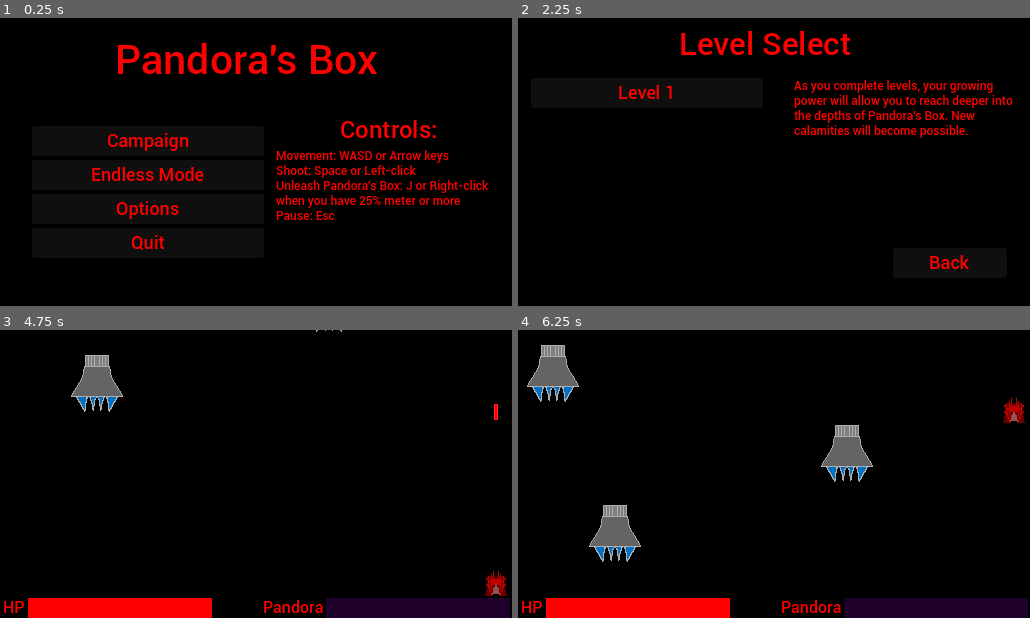
Above: before the commit, frames 1-4 (two rows, left to right).
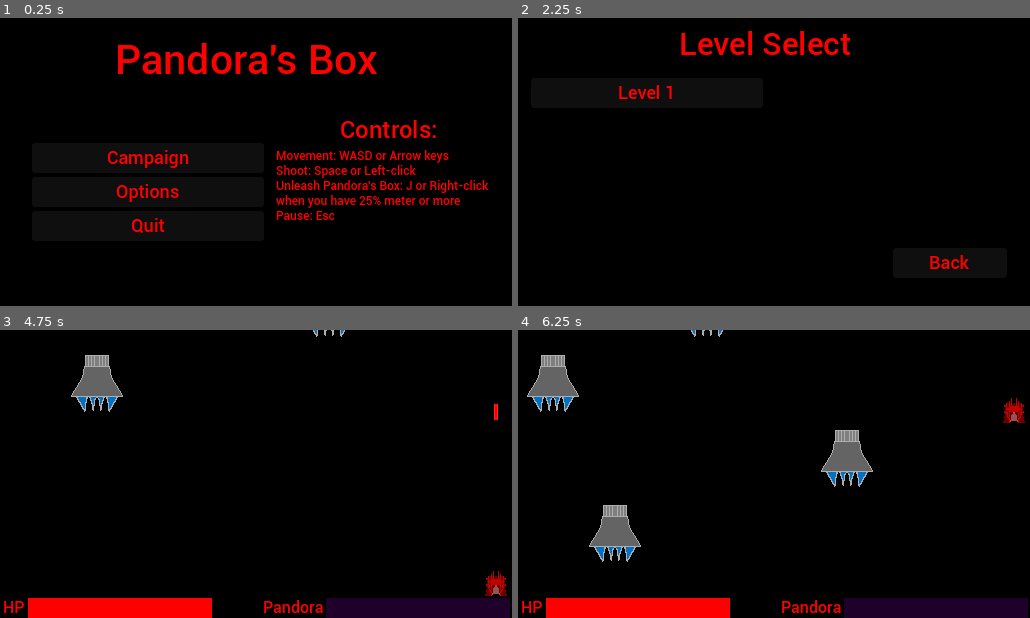
Above: after the commit, the same moments.

Repository: Dovodx/ld57
Game: Godot game, scene res://Scenes/main_menu.tscn
Two runs of this game, one before a commit and one after it. Both use one fixed random seed, a clock stepped at 60 frames per second and the inputs below. Sound files missing from this copy of the repository are replaced by a short silence.
Inputs (mouse positions are in pixels of both pictures, inside the frame that each line leads up to):
- Up to frame 1 (0.25 s): no input
- Up to frame 2 (2.25 s): click "Campaign" at 0.5 s; click "Back" at 1.25 s; click "Campaign" at 2 s
- Up to frame 3 (4.75 s): click "Level 1" at 2.75 s; tap Enter at 3.5 s; move the mouse to (368, 459) at 3.52 s; press the mouse at (368, 459) at 3.53 s; hold D (right) 3.53-4.28 s; right-click (368, 459) at 3.8 s; move the mouse to (153, 488) at 4.27 s; release the mouse at (153, 488) at 4.28 s; hold S (back) from 4.28 s (still down); right-click (153, 488) at 4.35 s; click (153, 488) at 4.55 s
- Up to frame 4 (6.25 s): move the mouse to (825, 410) at 5.02 s; release S (back) at 5.03 s; press the mouse at (825, 410) at 5.03 s; hold D (right) 5.03-5.78 s; right-click (825, 410) at 5.3 s; move the mouse to (748, 531) at 5.77 s; release the mouse at (748, 531) at 5.78 s; hold W (forward) from 5.78 s (still down); right-click (748, 531) at 5.85 s; click (748, 531) at 6.05 s

The runs differ from the first frame. In frame 1, 2.3% of the frame differs, in the area x 17-40%, y 39-81%; in frame 2, 2.7%, in the area x 53-97%, y 21-42%; in frame 3, less than 0.1%; in frame 4, 1.8%.

Commit message:
Fixes, balance, music, about to do saves

Diff:
--- a/Prefabs/Global.tscn
+++ b/Prefabs/Global.tscn
@@ -1,6 +1,13 @@
-[gd_scene load_steps=2 format=3 uid="uid://bkrh2c03rspig"]
+[gd_scene load_steps=3 format=3 uid="uid://bkrh2c03rspig"]
 
 [ext_resource type="Script" uid="uid://7obk34llcbkf" path="res://Scripts/GlobalScript.gd" id="1_au5fw"]
+[ext_resource type="AudioStream" uid="uid://burvrjp0ahex4" path="res://Music/level.wav" id="2_2cotw"]
 
 [node name="Global" type="Node"]
 script = ExtResource("1_au5fw")
+
+[node name="level music" type="AudioStreamPlayer2D" parent="."]
+stream = ExtResource("2_2cotw")
+max_distance = 1e+15
+attenuation = 1e-05
+bus = &"Music"
--- a/Prefabs/enemy_1.tscn
+++ b/Prefabs/enemy_1.tscn
@@ -47,7 +47,7 @@
 
 [node name="death sound" type="AudioStreamPlayer2D" parent="."]
 stream = ExtResource("5_23stb")
-volume_db = -8.0
+volume_db = -10.0
 max_distance = 1e+08
 attenuation = 1e-05
 max_polyphony = 20
--- a/Prefabs/enemy_2.tscn
+++ b/Prefabs/enemy_2.tscn
@@ -49,7 +49,7 @@
 
 [node name="death sound" type="AudioStreamPlayer2D" parent="."]
 stream = ExtResource("5_6r5ho")
-volume_db = -8.0
+volume_db = -10.0
 max_distance = 1e+08
 attenuation = 1e-05
 max_polyphony = 20
--- a/Prefabs/enemy_2_shot.tscn
+++ b/Prefabs/enemy_2_shot.tscn
@@ -14,6 +14,7 @@
 script = ExtResource("1_bwbby")
 
 [node name="sprite" type="Sprite2D" parent="."]
+z_index = 8
 texture = ExtResource("1_q5vla")
 
 [node name="hitbox" type="Area2D" parent="." node_paths=PackedStringArray("die_on_hit")]
--- a/Prefabs/enemy_3.tscn
+++ b/Prefabs/enemy_3.tscn
@@ -55,7 +55,7 @@
 
 [node name="death sound" type="AudioStreamPlayer2D" parent="."]
 stream = ExtResource("5_ljso5")
-volume_db = -8.0
+volume_db = -10.0
 max_distance = 1e+08
 attenuation = 1e-05
 max_polyphony = 20
--- a/Prefabs/enemy_3_shot.tscn
+++ b/Prefabs/enemy_3_shot.tscn
@@ -13,6 +13,7 @@
 speed = 120
 
 [node name="sprite" type="Sprite2D" parent="."]
+z_index = 8
 texture = ExtResource("1_avwur")
 
 [node name="hitbox" type="Area2D" parent="."]
--- a/Prefabs/pandora/rocket_explosion.tscn
+++ b/Prefabs/pandora/rocket_explosion.tscn
@@ -7,7 +7,7 @@
 [ext_resource type="Script" uid="uid://nrqq081vk3pp" path="res://Scripts/SfxScript.gd" id="5_i4c4s"]
 
 [sub_resource type="CircleShape2D" id="CircleShape2D_pngfq"]
-radius = 57.0
+radius = 90.0
 
 [sub_resource type="Gradient" id="Gradient_ly2lc"]
 colors = PackedColorArray(1, 1, 1, 0.909804, 1, 1, 1, 0)
@@ -16,17 +16,18 @@
 gradient = SubResource("Gradient_ly2lc")
 
 [sub_resource type="ParticleProcessMaterial" id="ParticleProcessMaterial_hy424"]
-particle_flag_align_y = true
 particle_flag_disable_z = true
 emission_shape = 1
 emission_sphere_radius = 7.57
+angle_min = 1.07288e-05
+angle_max = 360.0
 spread = 180.0
 flatness = 1.0
-initial_velocity_min = 45.0
-initial_velocity_max = 50.0
+initial_velocity_min = 53.25
+initial_velocity_max = 53.25
 gravity = Vector3(0, 0, 0)
-scale_min = 2.0
-scale_max = 2.0
+scale_min = 3.0
+scale_max = 3.0
 color = Color(1, 0.280127, 0.263246, 1)
 color_ramp = SubResource("GradientTexture1D_hy424")
 
@@ -46,14 +47,14 @@
 
 [node name="hitbox" type="Area2D" parent="."]
 script = ExtResource("1_pngfq")
-damage = 30
+damage = 20
 
 [node name="CollisionShape2D" type="CollisionShape2D" parent="hitbox"]
 shape = SubResource("CircleShape2D_pngfq")
 
 [node name="GPUParticles2D" type="GPUParticles2D" parent="."]
 emitting = false
-amount = 16
+amount = 20
 texture = ExtResource("2_ly2lc")
 one_shot = true
 explosiveness = 1.0
--- a/Prefabs/pandora/swords.tscn
+++ b/Prefabs/pandora/swords.tscn
@@ -19,6 +19,8 @@
 script = ExtResource("1_68yox")
 damage = 4
 die_on_hit = NodePath(".")
+clear_enemy_projectiles = true
+durability = 3
 
 [node name="sprite" type="Sprite2D" parent="hitbox"]
 texture = ExtResource("1_v3wob")
@@ -27,7 +29,7 @@
 visible = false
 polygon = PackedVector2Array(-7, -23, -1, -29, 1, -29, 7, -23, 13, 4, 14, 17, 4, 28, -4, 28, -14, 17, -13, 4)
 
-[node name="suck sound" type="AudioStreamPlayer2D" parent="."]
+[node name="sword sound" type="AudioStreamPlayer2D" parent="."]
 stream = ExtResource("4_lasdh")
 volume_db = -5.0
 max_distance = 1e+08
@@ -39,4 +41,4 @@
 
 [connection signal="area_entered" from="hitbox" to="hitbox" method="_on_area_entered"]
 [connection signal="was_hit" from="hitbox" to="hitbox" method="_on_was_hit"]
-[connection signal="ready" from="suck sound" to="suck sound" method="play_sfx"]
+[connection signal="ready" from="sword sound" to="sword sound" method="play_sfx"]
--- a/Prefabs/player_laser.tscn
+++ b/Prefabs/player_laser.tscn
@@ -14,6 +14,7 @@
 script = ExtResource("1_jq6rg")
 
 [node name="sprite" type="Sprite2D" parent="."]
+z_index = 9
 texture = ExtResource("1_r7l8n")
 
 [node name="deathtimer" type="Timer" parent="."]
--- a/Scenes/campaign_screen.tscn
+++ b/Scenes/campaign_screen.tscn
@@ -57,6 +57,7 @@
 vertical_alignment = 1
 
 [node name="hint text" type="RichTextLabel" parent="."]
+visible = false
 layout_mode = 1
 anchors_preset = 5
 anchor_left = 0.5
--- a/Scenes/level1.tscn
+++ b/Scenes/level1.tscn
@@ -44,5 +44,5 @@
 
 [node name="enemy spawner" parent="." instance=ExtResource("3_c5erv")]
 enemies = Array[PackedScene]([ExtResource("10_af2a1")])
-spawn_time = 0.8
-total_enemies_to_spawn = 40
+spawn_time = 0.75
+total_enemies_to_spawn = 50
--- a/Scenes/level2.tscn
+++ b/Scenes/level2.tscn
@@ -45,5 +45,5 @@
 
 [node name="enemy spawner" parent="." instance=ExtResource("3_styii")]
 enemies = Array[PackedScene]([ExtResource("4_lgosu"), ExtResource("5_onqnr")])
-spawn_time = 0.75
-total_enemies_to_spawn = 50
+spawn_time = 0.6
+total_enemies_to_spawn = 90
--- a/Scenes/level3.tscn
+++ b/Scenes/level3.tscn
@@ -42,5 +42,5 @@
 shape = SubResource("RectangleShape2D_6phgx")
 
 [node name="enemy spawner" parent="." instance=ExtResource("3_qrg6c")]
-spawn_time = 0.6
-total_enemies_to_spawn = 80
+spawn_time = 0.55
+total_enemies_to_spawn = 100
--- a/Scenes/level4.tscn
+++ b/Scenes/level4.tscn
@@ -42,5 +42,5 @@
 shape = SubResource("RectangleShape2D_6phgx")
 
 [node name="enemy spawner" parent="." instance=ExtResource("3_ohik4")]
-spawn_time = 0.55
-total_enemies_to_spawn = 100
+spawn_time = 0.5
+total_enemies_to_spawn = 125
--- a/Scenes/level5.tscn
+++ b/Scenes/level5.tscn
@@ -42,5 +42,5 @@
 shape = SubResource("RectangleShape2D_6phgx")
 
 [node name="enemy spawner" parent="." instance=ExtResource("3_46n1c")]
-spawn_time = 0.5
-total_enemies_to_spawn = 200
+spawn_time = 0.4
+total_enemies_to_spawn = 250
--- a/Scenes/main_menu.tscn
+++ b/Scenes/main_menu.tscn
@@ -98,6 +98,7 @@
 text = "Campaign"
 
 [node name="endless" type="Button" parent="button container"]
+visible = false
 layout_mode = 2
 theme = ExtResource("1_ma1bl")
 theme_override_font_sizes/font_size = 18
--- a/Scripts/CampaignMenuScript.gd
+++ b/Scripts/CampaignMenuScript.gd
@@ -1,6 +1,7 @@
 extends Control
 
 func _ready() -> void:
+	Global.stop_level_music()
 	var levels_unlocked = Global.levels_cleared + 1
 	var i = 1
 	for item in $"button container".get_children():
--- a/Scripts/GlobalScript.gd
+++ b/Scripts/GlobalScript.gd
@@ -21,3 +21,12 @@
 func load_level(level_num = current_level):
 	get_tree().call_deferred("unload_current_scene")
 	get_tree().change_scene_to_packed(levels[current_level - 1])
+	if level_num < 6:
+		start_level_music()
+
+func start_level_music():
+	if !$"level music".playing:
+		$"level music".play()
+
+func stop_level_music():
+	$"level music".stop()
--- a/Scripts/HitboxScript.gd
+++ b/Scripts/HitboxScript.gd
@@ -5,8 +5,13 @@
 @export var damage = 1
 @export var die_on_hit: Node2D
 @export var clear_enemy_projectiles = false
+@export var durability = 0
+var durability_points = 0
 #@export var hitlimit = 1
 #todo: if using hitlimit, need to track number of valid hits
+
+func _ready() -> void:
+	durability_points = durability
 
 func _on_was_hit() -> void:
 	return
@@ -17,5 +22,9 @@
 	#If a player projectile hits an enemy projectile, delete it
 	if area.get_collision_layer_value(4) and clear_enemy_projectiles:
 		area.get_parent().queue_free()
-	if die_on_hit != null:
+		durability_points -= 1
+	if durability > 0:
+		if durability_points <= 0 and die_on_hit != null:
+			die_on_hit.queue_free()
+	elif die_on_hit != null:
 		die_on_hit.queue_free()
--- a/Scripts/HudScript.gd
+++ b/Scripts/HudScript.gd
@@ -27,10 +27,12 @@
 	$"pause menu".visible = false
 
 func _on_retry_pressed() -> void:
+	get_tree().paused = false
 	get_tree().reload_current_scene()
 
 func _on_quit_pressed() -> void:
 	#todo: go back to campaign screen if in campaign, main if endless mode
+	get_tree().paused = false
 	get_tree().change_scene_to_packed(load("res://Scenes/main_menu.tscn"))
 
 func _on_options_pressed() -> void:
@@ -42,5 +44,6 @@
 	$"pause menu".visible = true
 
 func _on_next_pressed() -> void:
+	get_tree().paused = false
 	Global.current_level += 1
 	Global.load_level()
--- a/Scripts/MainMenuScript.gd
+++ b/Scripts/MainMenuScript.gd
@@ -2,6 +2,7 @@
 
 func _ready():
 	$"options_menu/exit button".connect("pressed", close_options)
+	Global.stop_level_music()
 
 func close_options():
 	$options_bg.visible = false
--- a/Scripts/PlayerScript.gd
+++ b/Scripts/PlayerScript.gd
@@ -38,8 +38,8 @@
 	if Input.is_action_just_pressed("secondary_fire") && pandora_meter >= 25:
 		pandora_meter -= 25
 		var boxtospawn = pandora_prefab.instantiate()
-		boxtospawn.global_position = global_position + Vector2.UP * 20
-		get_tree().root.add_child(boxtospawn)
+		boxtospawn.position = Vector2.UP * 20
+		add_child(boxtospawn)
 
 	move_and_slide()
 
--- a/Scripts/pandora/RocketScript.gd
+++ b/Scripts/pandora/RocketScript.gd
@@ -6,12 +6,17 @@
 func _physics_process(delta: float) -> void:
 	velocity = lerp(velocity, Vector2.UP * speed, 1 * delta)
 	move_and_slide()
+	if global_position.y <= 16:
+		explode()
 
 func _on_hitbox_area_entered(area: Area2D) -> void:
 	var node_hit = area.get_parent().get_node_or_null("healthnode")
 	if node_hit == null or node_hit.get("team") == null: return
 	if node_hit.team != 0:
-		var explode = explosion_prefab.instantiate()
-		explode.global_position = global_position
-		get_tree().root.get_node("level").call_deferred("add_child", explode)
-		call_deferred("queue_free")
+		explode()
+
+func explode():
+	var explosion = explosion_prefab.instantiate()
+	explosion.global_position = global_position
+	get_tree().root.get_node("level").call_deferred("add_child", explosion)
+	call_deferred("queue_free")
--- a/Scripts/pandora/SwordsScript.gd
+++ b/Scripts/pandora/SwordsScript.gd
@@ -1,6 +1,6 @@
 extends Node2D
 
-var spin_speed = 6
+var spin_speed = 8
 var sword_distance = 51
 var num_swords = 8
 
Not shown, added: Music/level.wav.import
Not shown, changed: todo.txt
Not shown, added: Music/level.wav
